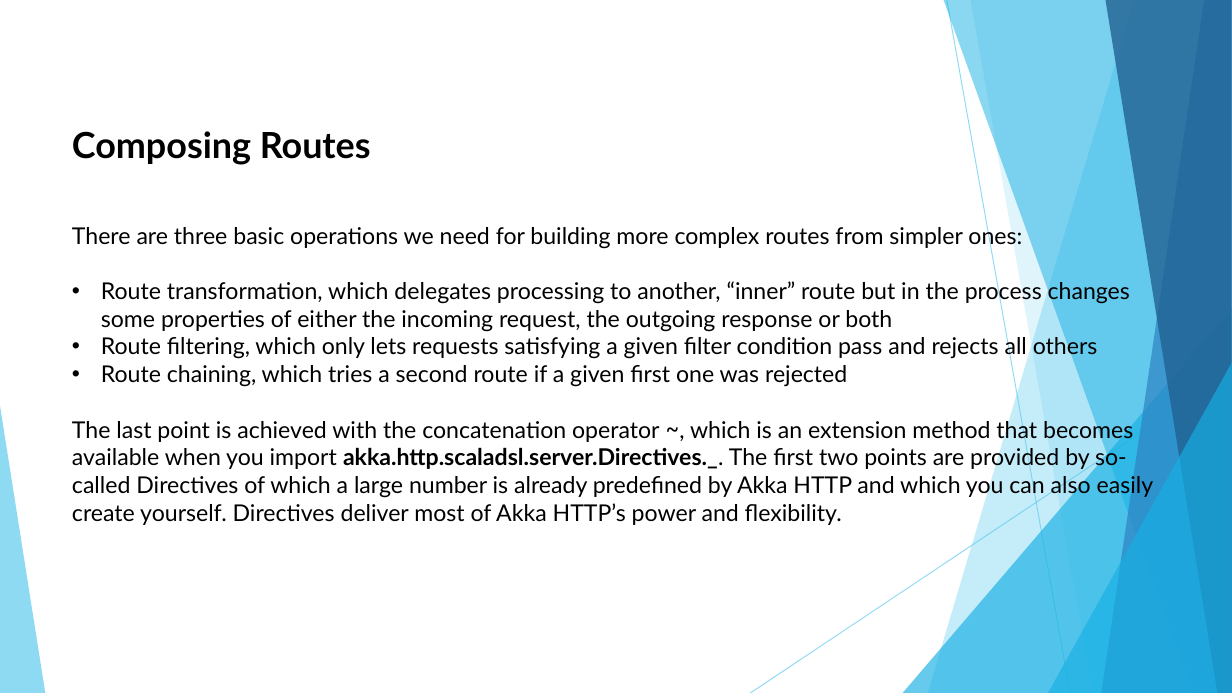
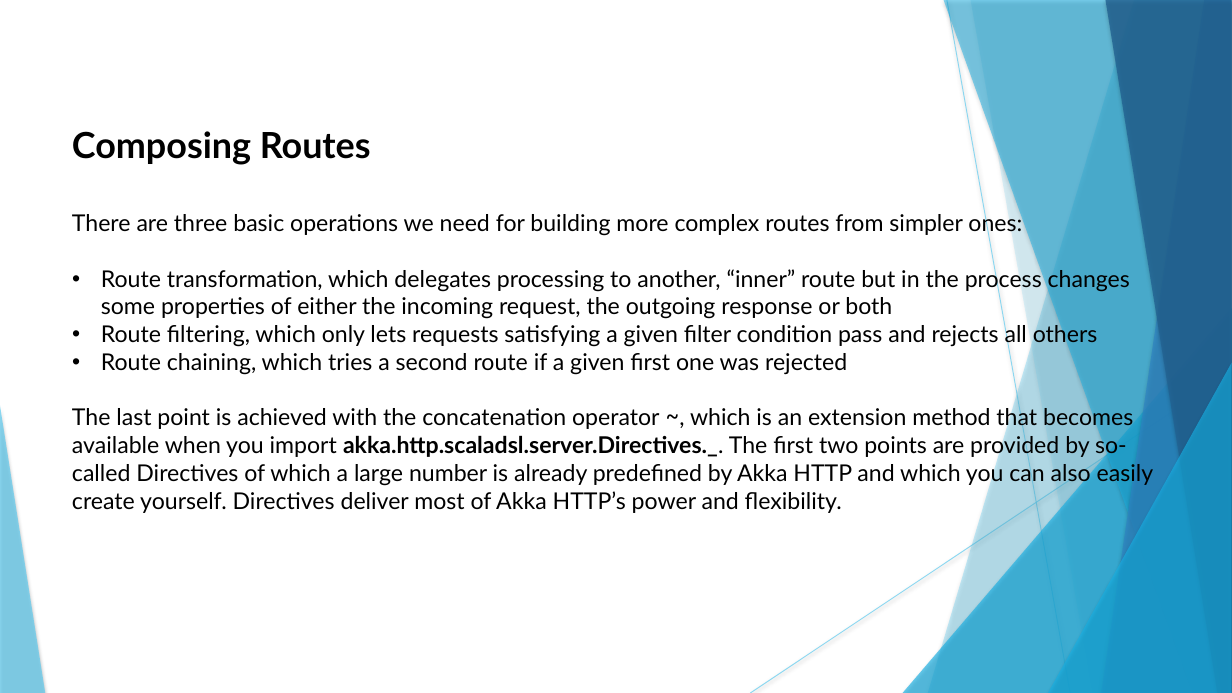
Before and after one commit to gmax-ws/akka-hhtp-microservice, a slide deck: slide 17 of presentation/reactive-microservice.pptx. Drawn at 1232x693 pixels with LibreOffice and Linux fonts; fonts in the diff are those of the drawing. Boxes give left, top, right and bottom in pixels: in the first picture for what was removed or moved away, otherwise in the second. Text is boxed around its words. In the diff, an @@ line names an element or a change of style, - is before the commit and + after.

```diff
--- a/presentation/reactive-microservice.pptx
+++ b/presentation/reactive-microservice.pptx
@@ line (947, 0) - (1070, 693): stroke #5FCBEF 0.75 pt to #5FCBEF 0.74 pt @@
@@ freeform shape at box(970, 0, 1232, 693): shadow on; outline redrawn @@
@@ text "Composing Routes" rewrapped from box(72, 131, 1154, 525) to box(72, 131, 1154, 513) @@
@@ line (1232, 372) - (750, 693): stroke #5FCBEF 0.75 pt to #5FCBEF 0.74 pt @@
@@ shadow on in 7 elements at box(928, 0, 1232, 693), box(903, 308, 1232, 693), box(944, 0, 1232, 693), box(1102, 0, 1232, 693), box(1105, 0, 1232, 693), box(1048, 363, 1232, 693), box(0, 406, 45, 693) @@
```
Also in this commit, not shown: 21 other slides changed, 4 other files.
